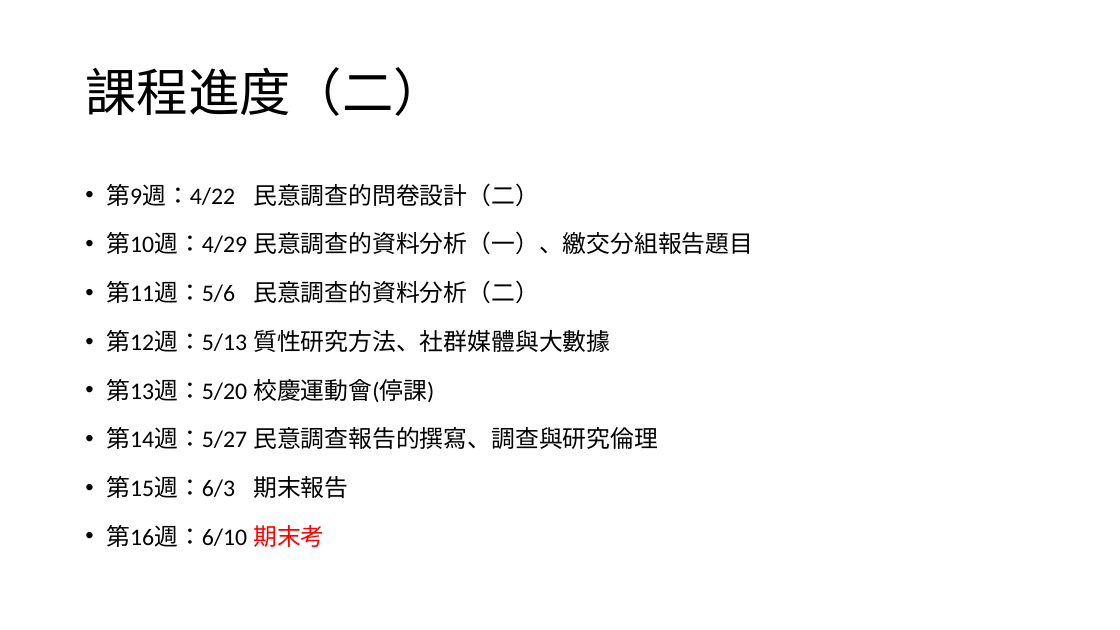
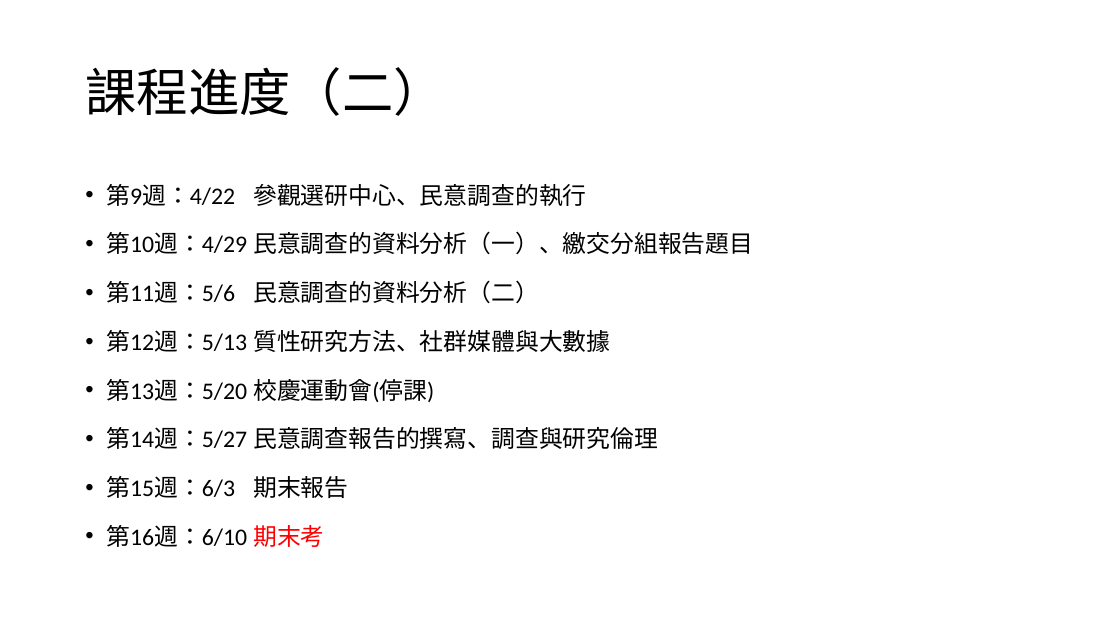
Before and after one commit to TsaiChiahung/PublicOpinion2026, a slide deck: slide 8 of 投影片/民意調查課程簡介.pptx. Drawn at 1120x630 pixels with LibreOffice and Linux fonts; fonts in the diff are those of the drawing. Boxes give left, top, right and bottom in pixels: in the first picture for what was removed or moved away, otherwise in the second. Text is boxed around its words. In the diff, an @@ line names an element or a change of style, - is before the commit and + after.

```diff
--- a/投影片/民意調查課程簡介.pptx
+++ b/投影片/民意調查課程簡介.pptx
@@ text at [106,184,586,206]: text changed @@
-• 第9週：4/22 民意調查的問卷設計（二）
+• 第9週：4/22 參觀選研中心、民意調查的執行
```
Also in this commit, not shown: 1 other slide changed, 1 other file.
